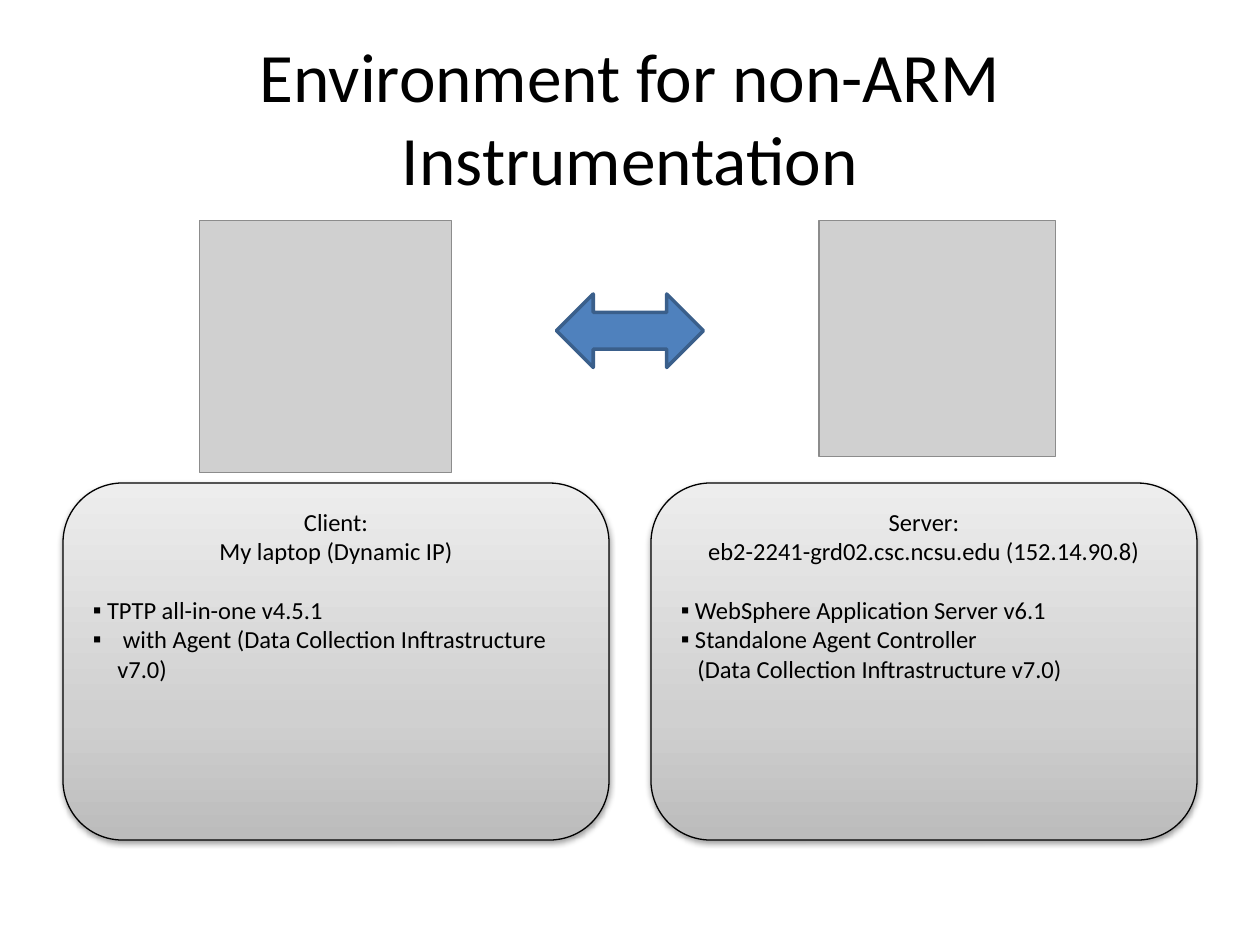
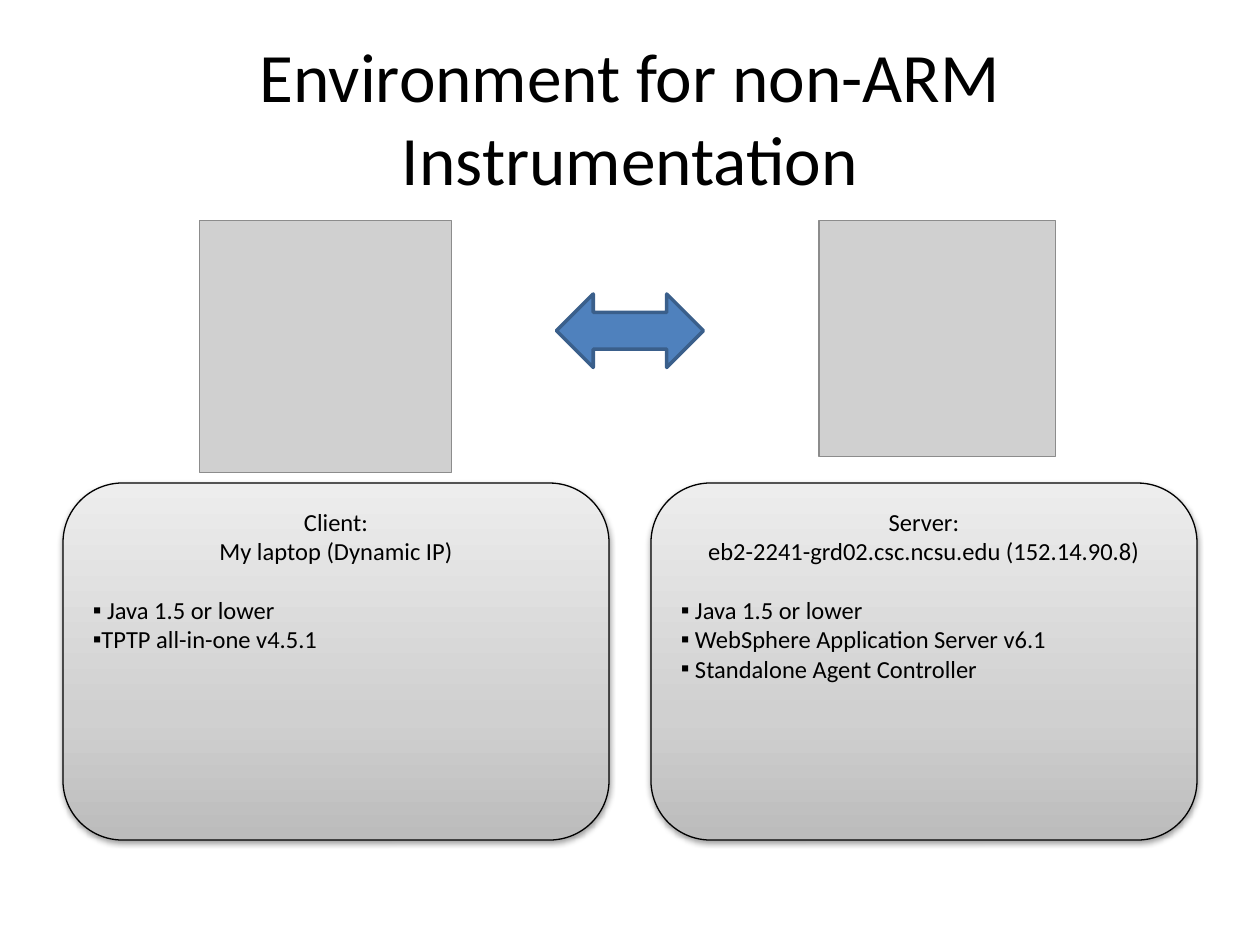
Before and after one commit to wsgan001/asegrp, a slide deck: slide 18 of papers/DRCPA/docs/PerfTest - Profiling.pptx (slide 7 before the commit). Drawn at 1260x945 pixels with LibreOffice and Linux fonts; fonts in the diff are those of the drawing; grey boxes stand for pictures. Boxes give left, top, right and bottom in pixels: in the first picture for what was removed or moved away, otherwise in the second. Text is boxed around its words. In the diff, an @@ line names an element or a change of style, - is before the commit and + after.

```diff
--- a/papers/DRCPA/docs/PerfTest - Profiling.pptx
+++ b/papers/DRCPA/docs/PerfTest - Profiling.pptx
@@ text in rounded rectangle at <box>107,602,275,619</box>: paragraph added @@
+▪ Java 1.5 or lower
@@ text in rounded rectangle at <box>695,602,863,619</box>: paragraph added @@
+▪ Java 1.5 or lower
@@ text in rounded rectangle at <box>117,630,546,681</box>: paragraph removed @@
-  ▪ with Agent (Data Collection Inftrastructure v7.0)
@@ text in rounded rectangle at <box>697,660,1062,681</box>: paragraph removed @@
-(Data Collection Inftrastructure v7.0)
```
Also in this commit, not shown: 6 other slides changed, 5 slides added, 2 slides removed, 3 other files.
